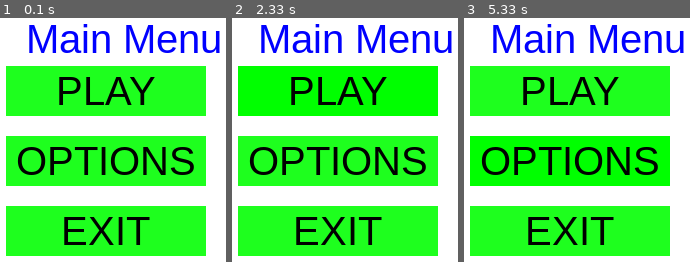
Above: before the commit, frames 1-3 (left to right).
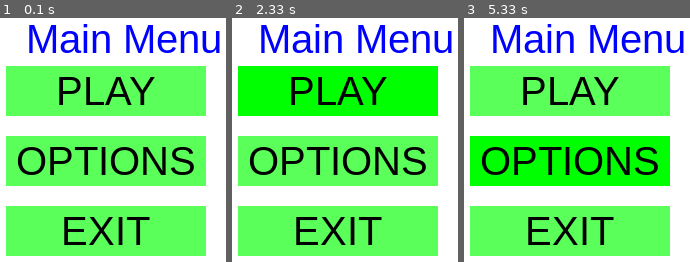
Above: after the commit, the same moments.

Repository: l-Braden-l/pygame_menu_3_button
Game: pygame game, started from game.py
Same seed, same stepped clock (60 frames per second), same inputs: the game is played once before the commit and once after it.
Inputs (mouse positions are in pixels of both pictures, inside the frame that each line leads up to):
- Up to frame 1 (0.1 s): no input
- Up to frame 2 (2.33 s): click (358, 166) at 0.38 s; click (363, 205) at 0.72 s; click "PLAY" at 2.05 s
- Up to frame 3 (5.33 s): click (outside the picture) at 2.38 s; click "PLAY" at 3.22 s; click (outside the picture) at 3.55 s; click "PLAY" at 4.38 s; click (outside the picture) at 4.72 s; click (626, 142) at 5.05 s

The runs differ from the first frame. In frame 1, 49% of the frame differs, in the area x 2-92%, y 19-98%; in frame 2, 32%; in frame 3, 34%.

Commit message:
Update game.py

Diff:
--- a/game.py
+++ b/game.py
@@ -98,17 +98,17 @@
       if button1.collidepoint(mouse_pos):
          button_color1 = (0, 255, 0)
       else:
-         button_color1 = (30, 255, 30)
+         button_color1 = (90, 255, 90)
 
       if button2.collidepoint(mouse_pos):
          button_color2 = (0, 255, 0)
       else:
-         button_color2 = (30, 255, 30)
+         button_color2 = (90, 255, 90)
 
       if button3.collidepoint(mouse_pos):
          button_color3 = (0, 255, 0)
       else:
-         button_color3 = (30, 255, 30)
+         button_color3 = (90, 255, 90)
 
       screen.fill(WHITE)  # Use color from config
 
